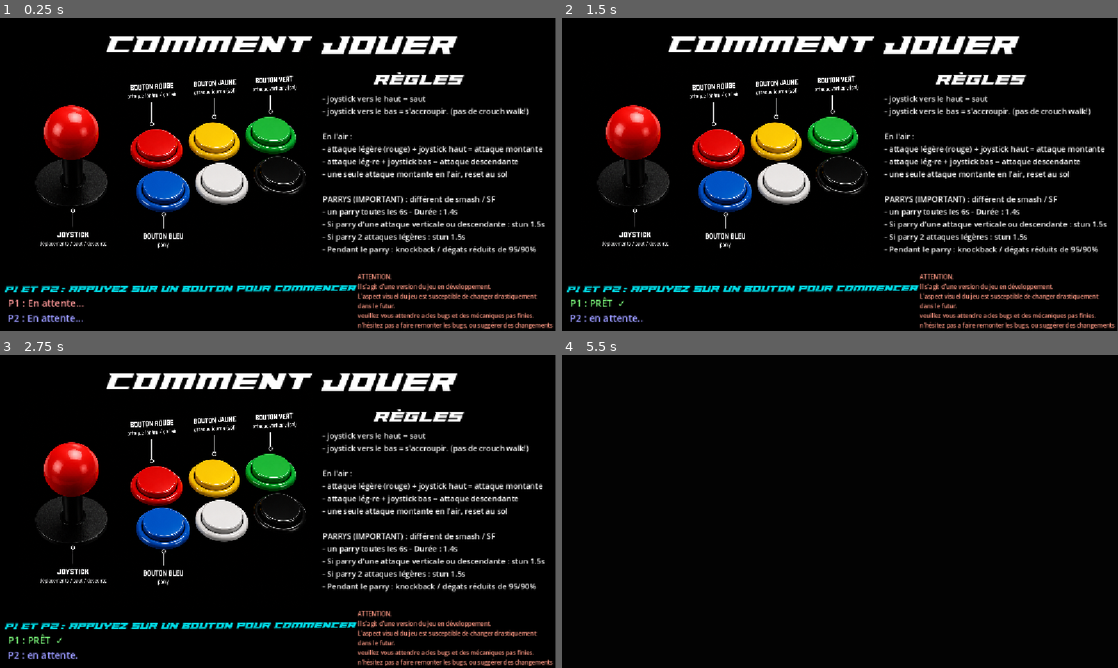
Above: before the commit, frames 1-4 (two rows, left to right).
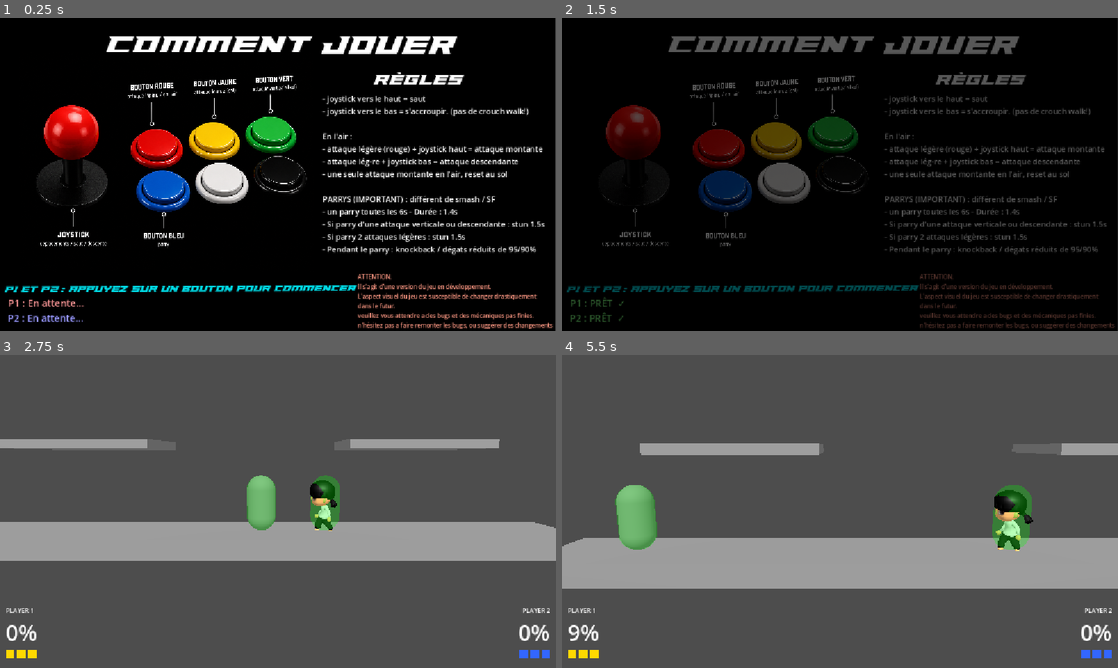
Above: after the commit, the same moments.

Repository: jesuisviko/SmashArcade
Game: Godot game, scene res://scenes/ui/how_to_play.tscn
The game is run twice, just before and just after one commit, with the same random seed, the same clock (stepped at 60 frames per second) and the same inputs. This scene is started directly instead of the project's main scene.
Inputs:
- Up to frame 1 (0.25 s): no input
- Up to frame 2 (1.5 s): tap Enter at 0.5 s; hold Right (p1_right, bound only after the commit) 0.53-1.28 s; tap I (p1_attack_light, bound only after the commit) at 0.6 s; tap Space (p1_parry, bound only before the commit) at 1.25 s; hold Down (p1_down, bound only after the commit) from 1.28 s (still down); tap E (p1_attack_light, bound only before the commit) at 1.35 s
- Up to frame 3 (2.75 s): release Down (p1_down, bound only after the commit) at 2.03 s; hold Right (p1_right, bound only after the commit) from 2.03 s (still down); tap O (p1_attack_strong, bound only after the commit) at 2.1 s
- Up to frame 4 (5.5 s): release Right (p1_right, bound only after the commit) at 2.78 s; hold Up (p1_up, bound only after the commit) 2.78-3.53 s; tap one key every 0.75 s from 2.85 s: R (p1_attack_strong, bound only before the commit) K (p1_parry, bound only after the commit) Space (p1_parry, bound only before the commit) Keypad 1 (p2_attack_light, bound only before the commit); hold Left (p1_left, bound only after the commit) 3.53-5.03 s; hold Down (p1_down, bound only after the commit) from 5.03 s (still down)

The runs differ from the first frame. In frame 1, 1.4% of the frame differs, in the area x 7-56%, y 18-74%; in frame 2, 16%; in frame 3, 99%; in frame 4, 100%, in the area x 0-100%, y 0-100%.

Commit message:
MAJOR : BUILD 0.1 JOUABLE
MAJOR UPDATE :
Char_01 : NOUVEAU SET D'ANIMATIONS
les coups ont désormais des animations !
(il se peut que certaines interractions soient manquantes, ce sera fixé demain midi)

JOUABLE SUR BORNE d'ARCADE : ce build a été spécifiquement fait pour que les touches fonctionnent sur la borne d'arcade.
Branche a faire : touches sur ordi pour test car les touches de la borne d'arcade sont bancales.

En tout cas, BUILD JOUABLE !!

Diff:
--- a/project.godot
+++ b/project.godot
@@ -31,82 +31,92 @@
 
 p1_left={
 "deadzone": 0.2,
-"events": [Object(InputEventKey,"resource_local_to_scene":fa …(140 unchanged characters)… d":false,"keycode":0,"physical_keycode":65,"key_label":0,"unicode":113,"location":0,"echo":false,"script":null)
+"events": [Object(InputEventKey,"resource_local_to_scene":fa …(140 unchanged characters)… d":false,"keycode":0,"physical_keycode":4194319,"key_label":0,"unicode":0,"location":0,"echo":false,"script":null)
 ]
 }
 p1_right={
 "deadzone": 0.2,
-"events": [Object(InputEventKey,"resource_local_to_scene":fa …(140 unchanged characters)… d":false,"keycode":0,"physical_keycode":68,"key_label":0,"unicode":100,"location":0,"echo":false,"script":null)
+"events": [Object(InputEventKey,"resource_local_to_scene":fa …(140 unchanged characters)… d":false,"keycode":0,"physical_keycode":4194321,"key_label":0,"unicode":0,"location":0,"echo":false,"script":null)
 ]
 }
 p1_up={
 "deadzone": 0.2,
-"events": [Object(InputEventKey,"resource_local_to_scene":fa …(140 unchanged characters)… d":false,"keycode":0,"physical_keycode":87,"key_label":0,"unicode":122,"location":0,"echo":false,"script":null)
+"events": [Object(InputEventKey,"resource_local_to_scene":fa …(140 unchanged characters)… d":false,"keycode":0,"physical_keycode":4194320,"key_label":0,"unicode":0,"location":0,"echo":false,"script":null)
 ]
 }
 p1_down={
 "deadzone": 0.2,
-"events": [Object(InputEventKey,"resource_local_to_scene":fa …(140 unchanged characters)… d":false,"keycode":0,"physical_keycode":83,"key_label":0,"unicode":115,"location":0,"echo":false,"script":null)
+"events": [Object(InputEventKey,"resource_local_to_scene":fa …(140 unchanged characters)… d":false,"keycode":0,"physical_keycode":4194322,"key_label":0,"unicode":0,"location":0,"echo":false,"script":null)
 ]
 }
 p1_attack_light={
 "deadzone": 0.2,
-"events": [Object(InputEventKey,"resource_local_to_scene":fa …(140 unchanged characters)… d":false,"keycode":0,"physical_keycode":69,"key_label":0,"unicode":101,"location":0,"echo":false,"script":null)
+"events": [Object(InputEventKey,"resource_local_to_scene":fa …(140 unchanged characters)… d":false,"keycode":0,"physical_keycode":73,"key_label":0,"unicode":105,"location":0,"echo":false,"script":null)
 ]
 }
 p1_attack_strong={
 "deadzone": 0.2,
-"events": [Object(InputEventKey,"resource_local_to_scene":fa …(140 unchanged characters)… d":false,"keycode":0,"physical_keycode":82,"key_label":0,"unicode":114,"location":0,"echo":false,"script":null)
+"events": [Object(InputEventKey,"resource_local_to_scene":fa …(140 unchanged characters)… d":false,"keycode":0,"physical_keycode":79,"key_label":0,"unicode":111,"location":0,"echo":false,"script":null)
 ]
 }
 p2_left={
 "deadzone": 0.2,
-"events": [Object(InputEventKey,"resource_local_to_scene":fa …(140 unchanged characters)… d":false,"keycode":0,"physical_keycode":4194319,"key_label":0,"unicode":0,"location":0,"echo":false,"script":null)
+"events": [Object(InputEventKey,"resource_local_to_scene":fa …(140 unchanged characters)… d":false,"keycode":0,"physical_keycode":65,"key_label":0,"unicode":113,"location":0,"echo":false,"script":null)
 ]
 }
 p2_right={
 "deadzone": 0.2,
-"events": [Object(InputEventKey,"resource_local_to_scene":fa …(140 unchanged characters)… d":false,"keycode":0,"physical_keycode":4194321,"key_label":0,"unicode":0,"location":0,"echo":false,"script":null)
+"events": [Object(InputEventKey,"resource_local_to_scene":fa …(140 unchanged characters)… d":false,"keycode":0,"physical_keycode":68,"key_label":0,"unicode":100,"location":0,"echo":false,"script":null)
 ]
 }
 p2_up={
 "deadzone": 0.2,
-"events": [Object(InputEventKey,"resource_local_to_scene":fa …(140 unchanged characters)… d":false,"keycode":0,"physical_keycode":4194320,"key_label":0,"unicode":0,"location":0,"echo":false,"script":null)
+"events": [Object(InputEventKey,"resource_local_to_scene":fa …(140 unchanged characters)… d":false,"keycode":0,"physical_keycode":87,"key_label":0,"unicode":122,"location":0,"echo":false,"script":null)
 ]
 }
 p2_down={
 "deadzone": 0.2,
-"events": [Object(InputEventKey,"resource_local_to_scene":fa …(140 unchanged characters)… d":false,"keycode":0,"physical_keycode":4194322,"key_label":0,"unicode":0,"location":0,"echo":false,"script":null)
+"events": [Object(InputEventKey,"resource_local_to_scene":fa …(140 unchanged characters)… d":false,"keycode":0,"physical_keycode":83,"key_label":0,"unicode":115,"location":0,"echo":false,"script":null)
 ]
 }
 p2_attack_light={
 "deadzone": 0.2,
-"events": [Object(InputEventKey,"resource_local_to_scene":fa …(140 unchanged characters)… d":false,"keycode":0,"physical_keycode":4194439,"key_label":0,"unicode":49,"location":0,"echo":false,"script":null)
+"events": [Object(InputEventKey,"resource_local_to_scene":fa …(140 unchanged characters)… d":false,"keycode":0,"physical_keycode":69,"key_label":0,"unicode":101,"location":0,"echo":false,"script":null)
 ]
 }
 p2_attack_strong={
 "deadzone": 0.2,
-"events": [Object(InputEventKey,"resource_local_to_scene":fa …(140 unchanged characters)… d":false,"keycode":0,"physical_keycode":4194440,"key_label":0,"unicode":50,"location":0,"echo":false,"script":null)
+"events": [Object(InputEventKey,"resource_local_to_scene":fa …(140 unchanged characters)… d":false,"keycode":0,"physical_keycode":82,"key_label":0,"unicode":114,"location":0,"echo":false,"script":null)
 ]
 }
 p1_parry={
 "deadzone": 0.2,
-"events": [Object(InputEventKey,"resource_local_to_scene":fa …(140 unchanged characters)… d":false,"keycode":0,"physical_keycode":32,"key_label":0,"unicode":32,"location":0,"echo":false,"script":null)
+"events": [Object(InputEventKey,"resource_local_to_scene":fa …(140 unchanged characters)… d":false,"keycode":0,"physical_keycode":75,"key_label":0,"unicode":107,"location":0,"echo":false,"script":null)
 ]
 }
 p2_parry={
 "deadzone": 0.2,
-"events": [Object(InputEventKey,"resource_local_to_scene":fa …(140 unchanged characters)… d":false,"keycode":0,"physical_keycode":4194438,"key_label":0,"unicode":48,"location":0,"echo":false,"script":null)
+"events": [Object(InputEventKey,"resource_local_to_scene":fa …(140 unchanged characters)… d":false,"keycode":0,"physical_keycode":70,"key_label":0,"unicode":102,"location":0,"echo":false,"script":null)
 ]
 }
 p1_attack_up={
 "deadzone": 0.2,
-"events": [Object(InputEventKey,"resource_local_to_scene":fa …(140 unchanged characters)… d":false,"keycode":0,"physical_keycode":70,"key_label":0,"unicode":102,"location":0,"echo":false,"script":null)
+"events": [Object(InputEventKey,"resource_local_to_scene":fa …(140 unchanged characters)… d":false,"keycode":0,"physical_keycode":80,"key_label":0,"unicode":112,"location":0,"echo":false,"script":null)
 ]
 }
 p2_attack_up={
 "deadzone": 0.2,
-"events": [Object(InputEventKey,"resource_local_to_scene":fa …(140 unchanged characters)… d":false,"keycode":0,"physical_keycode":4194442,"key_label":0,"unicode":52,"location":0,"echo":false,"script":null)
+"events": [Object(InputEventKey,"resource_local_to_scene":fa …(140 unchanged characters)… d":false,"keycode":0,"physical_keycode":84,"key_label":0,"unicode":116,"location":0,"echo":false,"script":null)
+]
+}
+p1_emote={
+"deadzone": 0.2,
+"events": [Object(InputEventKey,"resource_local_to_scene":false,"resource_name":"","device":-1,"window_id":0,"alt_pressed":false,"shift_pressed":false,"ctrl_pressed":false,"meta_pressed":false,"pressed":false,"keycode":0,"physical_keycode":76,"key_label":0,"unicode":108,"location":0,"echo":false,"script":null)
+]
+}
+p2_emote={
+"deadzone": 0.2,
+"events": [Object(InputEventKey,"resource_local_to_scene":false,"resource_name":"","device":-1,"window_id":0,"alt_pressed":false,"shift_pressed":false,"ctrl_pressed":false,"meta_pressed":false,"pressed":false,"keycode":0,"physical_keycode":71,"key_label":0,"unicode":103,"location":0,"echo":false,"script":null)
 ]
 }
 
--- a/scenes/characters/char_01.tscn
+++ b/scenes/characters/char_01.tscn
@@ -2,7 +2,7 @@
 
 [ext_resource type="PackedScene" uid="uid://cgvtoqoyovu4y" path="res://scenes/characters/base_character.tscn" id="1_base"]
 [ext_resource type="Script" uid="uid://kn280tmymfqr" path="res://scripts/characters/char_01.gd" id="2_script"]
-[ext_resource type="PackedScene" uid="uid://dra3ys4fy4o8p" path="res://assets/models/characters/char_01_MOUVEMENTS.glb" id="3_model"]
+[ext_resource type="PackedScene" uid="uid://o5oss2hv5sup" path="res://assets/models/characters/char_01_final.glb" id="3_model"]
 
 [node name="Char01" instance=ExtResource("1_base")]
 script = ExtResource("2_script")
@@ -13,4 +13,4 @@
 [node name="Model" type="Node3D" parent="." index="4"]
 transform = Transform3D(0, 0, -0.65, 0, 0.65, 0, 0.65, 0, 0, 0, 0, 0)
 
-[node name="char_01_MOUVEMENTS" parent="Model" index="0" instance=ExtResource("3_model")]
+[node name="char_01_final" parent="Model" index="0" instance=ExtResource("3_model")]
--- a/scenes/map/map_01.tscn
+++ b/scenes/map/map_01.tscn
@@ -15,7 +15,7 @@
 size = Vector3(3.22, 0.2, 2)
 
 [sub_resource type="BoxShape3D" id="Zone_H"]
-size = Vector3(40, 4, 10)
+size = Vector3(120, 4, 10)
 
 [sub_resource type="StandardMaterial3D" id="Mat_kill_h"]
 transparency = 1
--- a/scenes/ui/character_select.tscn
+++ b/scenes/ui/character_select.tscn
@@ -40,10 +40,10 @@
 stretch_mode = 5
 
 [node name="P2SplashFrame" type="TextureRect" parent="."]
-offset_left = 775.0
-offset_top = 143.0
-offset_right = 1225.0
-offset_bottom = 599.0
+offset_left = 776.0
+offset_top = 158.0
+offset_right = 1226.0
+offset_bottom = 614.0
 texture = ExtResource("3_splashcadre")
 expand_mode = 3
 stretch_mode = 5
--- a/scenes/ui/how_to_play.tscn
+++ b/scenes/ui/how_to_play.tscn
@@ -28,6 +28,7 @@
 offset_top = 35.0
 offset_right = 650.0
 offset_bottom = 563.0
+rotation = -0.0014002753
 texture = ExtResource("3_image")
 expand_mode = 1
 stretch_mode = 5
--- a/scenes/ui/title_screen.tscn
+++ b/scenes/ui/title_screen.tscn
@@ -34,9 +34,9 @@
 theme_override_colors/font_outline_color = Color(0, 0, 0, 1)
 theme_override_constants/line_spacing = 4
 theme_override_constants/shadow_offset_x = 4
-theme_override_constants/outline_size = 5
+theme_override_constants/outline_size = 10
 theme_override_fonts/font = ExtResource("4_a4ium")
-theme_override_font_sizes/font_size = 26
+theme_override_font_sizes/font_size = 34
 text = "Appuyez sur un bouton pour commencer"
 horizontal_alignment = 1
 
--- a/scripts/characters/base_character.gd
+++ b/scripts/characters/base_character.gd
@@ -39,6 +39,7 @@
 var _turn_target_direction : float = 0.0   # direction cible du pivot (sign)
 var _air_up_used     : bool  = false   # un seul ATTACK_AIR_UP avant de retoucher le sol
 var _air_down_used   : bool  = false   # un seul ATTACK_AIR_DOWN avant de retoucher le sol
+var _attack_up_count : int   = 0       # max 2 ATTACK_UP en l'air avant de retoucher le sol
 var _attack_timer    : float = 0.0
 var _parry_timer          : float = 0.0
 var _parry_cooldown_timer : float = 0.0
@@ -61,6 +62,7 @@
 var _knockback_momentum           : float = 0.0   # magnitude horizontale stockée au lancement
 var _was_on_floor                 : bool  = false # front montant d'atterrissage
 var _hitstun_preserve_velocity    : bool  = false # true = gravité active + velocity conservée pendant HITSTUN
+var _parry_stunned                : bool  = false # true = HITSTUN déclenché par un parry counter
 
 var _multihit_tick_timer      : float           = 0.0
 var _is_juggled               : bool            = false
@@ -281,6 +283,7 @@
 
 
 func _end_hitstun() -> void:
+	_parry_stunned      = false
 	_post_hitstun_grace = 0.3
 	if debug_mode and _debug_hurt_mesh:
 		var mat := _debug_hurt_mesh.material_override as StandardMaterial3D
@@ -301,8 +304,12 @@
 	if state == State.HITSTUN or _is_attacking() or state == State.PARRY or state == State.RESPAWNING:
 		return
 
-	if input["attack_up"] and is_on_floor():
-		if not _air_up_used:
+	if input["attack_up"]:
+		if not is_on_floor() and _attack_up_count >= 2:
+			pass
+		else:
+			if not is_on_floor():
+				_attack_up_count += 1
 			_start_attack(State.ATTACK_UP)
 	elif input["attack_light"]:
 		var s: State = State.ATTACK_LIGHT
@@ -542,8 +549,17 @@
 	if _is_juggled or state == State.HITSTUN or state == State.RESPAWNING or state == State.CROUCH:
 		_up_was_pressed = input["up"]
 		return
-	# ATTACK_AIR_UP : mouvement horizontal libre, saut bloqué — tous les autres états attaquants bloqués
-	if _is_attacking() and state != State.ATTACK_AIR_UP:
+	# Attaques aériennes : mouvement latéral réduit à 35% sauf ATTACK_AIR_DOWN (figé)
+	if _is_attacking() and not is_on_floor():
+		if state == State.ATTACK_AIR_DOWN:
+			_up_was_pressed = input["up"]
+			return
+		var air_dir    := int(input["right"]) - int(input["left"])
+		var air_target := float(air_dir) * char_speed * 0.35
+		velocity.x      = lerp(velocity.x, air_target, 0.08)
+		_up_was_pressed = input["up"]
+		return
+	if _is_attacking():
 		_up_was_pressed = input["up"]
 		return
 
@@ -624,8 +640,9 @@
 		new_state = State.JUMP if velocity.y > 0.0 else State.FALL
 	# Retour au sol : réarme les attaques aériennes pour le prochain saut
 	if is_on_floor() and (new_state == State.IDLE or new_state == State.RUN):
-		_air_up_used   = false
-		_air_down_used = false
+		_air_up_used    = false
+		_air_down_used  = false
+		_attack_up_count = 0
 	_set_state(new_state)
 
 
--- a/scripts/characters/char_01.gd
+++ b/scripts/characters/char_01.gd
@@ -15,6 +15,9 @@
 # Animations qui doivent boucler en LOOP_LINEAR
 const LOOP_LINEAR_ANIMS : Array = ["run", "fall", "fall_mirror"]
 
+# Animations d'attaque/parry — forcées en LOOP_NONE à la première lecture
+const ATTACK_ANIMS : Array = ["punch", "heavy", "attack_up", "attack_air_up", "attack_air_down", "parry", "parry_stun"]
+
 var _anim_player          : AnimationPlayer = null
 var _anim_facing          : float           = 1.0   # direction reflétée par l'animation en cours
 var _current_anim         : String          = ""
@@ -29,7 +32,7 @@
 	char_speed        = 4.68
 	player_id         = 1
 	super._ready()
-	_anim_player = $Model/char_01_MOUVEMENTS/AnimationPlayer
+	_anim_player = $Model/char_01_final/AnimationPlayer
 	# Knockbacks : buff global ×1.35 (ATTACK_AIR_UP ×2 au préalable). La croissance
 	# avec le % est gérée par CombatSystem (formule exponentielle pow 1.8).
 	_attack_configs = {
@@ -154,17 +157,32 @@
 				target_anim = "jump" if _anim_facing == 1.0 else "jump_mirror"
 			else:
 				target_anim = "fall" if _anim_facing == 1.0 else "fall_mirror"
+		State.ATTACK_LIGHT, State.ATTACK_AIR_LIGHT:
+			target_anim = "punch"
+		State.ATTACK_STRONG, State.ATTACK_AIR_STRONG:
+			target_anim = "heavy"
+		State.ATTACK_UP:
+			target_anim = "attack_up"
 		State.ATTACK_AIR_UP:
-			target_anim = "jump" if _anim_facing == 1.0 else "jump_mirror"
+			target_anim = "attack_air_up"
+		State.ATTACK_AIR_DOWN:
+			target_anim = "attack_air_down"
+		State.PARRY:
+			target_anim = "parry"
+		State.HITSTUN:
+			if _parry_stunned:
+				target_anim = "parry_stun"
+			else:
+				return
 		_:
-			return   # ATTACK_*, HITSTUN, PARRY, RESPAWNING — garde la dernière animation
+			return   # ATTACK_DOWN, RESPAWNING — garde la dernière animation
 
 	if target_anim == _current_anim:
 		return
 
-	# Crouch sans boucle
-	if target_anim == "crouch" and _anim_player.has_animation("crouch"):
-		_anim_player.get_animation("crouch").loop_mode = Animation.LOOP_NONE
+	# Crouch et attaques : pas de boucle
+	if (target_anim == "crouch" or target_anim in ATTACK_ANIMS) and _anim_player.has_animation(target_anim):
+		_anim_player.get_animation(target_anim).loop_mode = Animation.LOOP_NONE
 
 	# run / fall doivent boucler
 	if target_anim in LOOP_LINEAR_ANIMS and _anim_player.has_animation(target_anim):
--- a/scripts/systems/combat_system.gd
+++ b/scripts/systems/combat_system.gd
@@ -53,12 +53,14 @@
 			attacker_bc._freeze_timer              = 1.5
 			attacker_bc._pending_knockback         = Vector3.ZERO
 			attacker_bc._hitstun_preserve_velocity = true
+			attacker_bc._parry_stunned             = true
 			attacker_bc._set_state(BaseCharacter.State.HITSTUN)
 		elif is_light and attacker_bc != null:
 			target_bc._parry_light_hits += 1
 			if debug_mode:
 				print("[PARRY] %s a parryé un light de %s (%d/2) | dmg réduit: %.1f | kb réduit: %.2f" % [target.name, attacker.name, target_bc._parry_light_hits, damage, base_knockback])
 			if target_bc._parry_light_hits >= 2:
+				attacker_bc._parry_stunned = true
 				attacker_bc.enter_hitstun(Vector3.ZERO, 1.5)
 				target_bc._parry_light_hits = 0
 		else:
Binary file added: assets/models/characters/char_01_final.glb
Not shown, added: assets/models/characters/char_01_final.glb.import
Binary file added: assets/models/characters/char_01_final_FaceCrowd5.png
Not shown, added: assets/models/characters/char_01_final_FaceCrowd5.png.import
